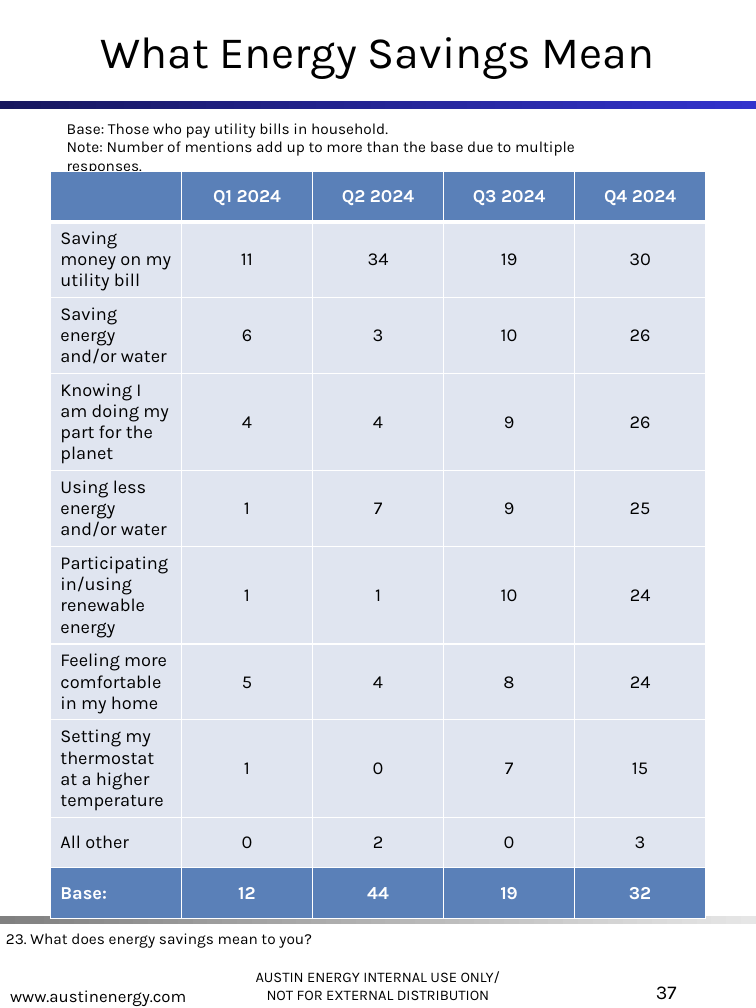
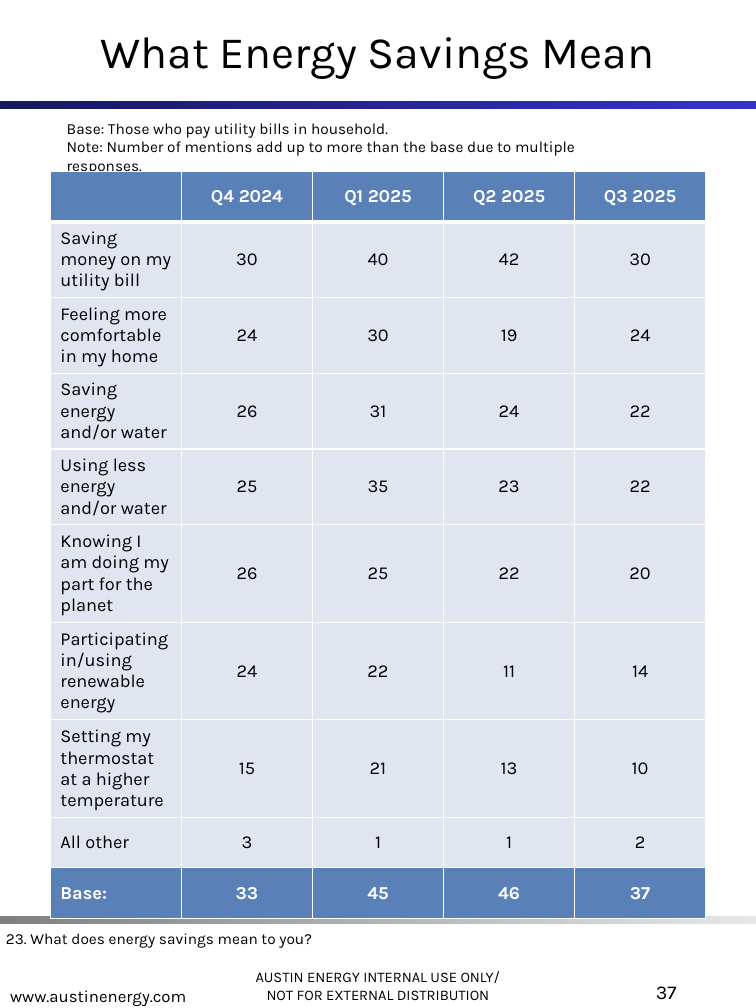
Before and after one commit to jellohead/AE_LIW_automation, a slide deck: slide 37 of src/AE_LIW_automation/output/AE_LIW_updated.pptx. Drawn at 756x1008 pixels with LibreOffice and Linux fonts; fonts in the diff are those of the drawing; background and template pictures are left out. Boxes give left, top, right and bottom in pixels: in the first picture for what was removed or moved away, otherwise in the second. Text is boxed around its words. In the diff, an @@ line names an element or a change of style, - is before the commit and + after.

```diff
--- a/src/AE_LIW_automation/output/AE_LIW_updated.pptx
+++ b/src/AE_LIW_automation/output/AE_LIW_updated.pptx
@@ table at bbox=[50, 171, 706, 903] @@
-row 1:  | Q1 2024 | Q2 2024 | Q3 2024 | Q4 2024
+row 1:  | Q4 2024 | Q1 2025 | Q2 2025 | Q3 2025
-row 2: Saving money on my utility bill | 11 | 34 | 19 | 30
+row 2: Saving money on my utility bill | 30 | 40 | 42 | 30
-row 3: Saving energy and/or water | 6 | 3 | 10 | 26
+row 3: Feeling more comfortable in my home | 24 | 30 | 19 | 24
-row 4: Knowing I am doing my part for the planet | 4 | 4 | 9 | 26
+row 4: Saving energy and/or water | 26 | 31 | 24 | 22
-row 5: Using less energy and/or water | 1 | 7 | 9 | 25
+row 5: Using less energy and/or water | 25 | 35 | 23 | 22
-row 6: Participating in/using renewable energy | 1 | 1 | 10 | 24
+row 6: Knowing I am doing my part for the planet | 26 | 25 | 22 | 20
-row 7: Feeling more comfortable in my home | 5 | 4 | 8 | 24
+row 7: Participating in/using renewable energy | 24 | 22 | 11 | 14
-row 8: Setting my thermostat at a higher temperature | 1 | 0 | 7 | 15
+row 8: Setting my thermostat at a higher temperature | 15 | 21 | 13 | 10
-row 9: All other | 0 | 2 | 0 | 3
+row 9: All other | 3 | 1 | 1 | 2
-row 10: Base: | 12 | 44 | 19 | 32
+row 10: Base: | 33 | 45 | 46 | 37
```
Also in this commit, not shown: 44 other slides changed, 1 slide removed, 41 other files.
